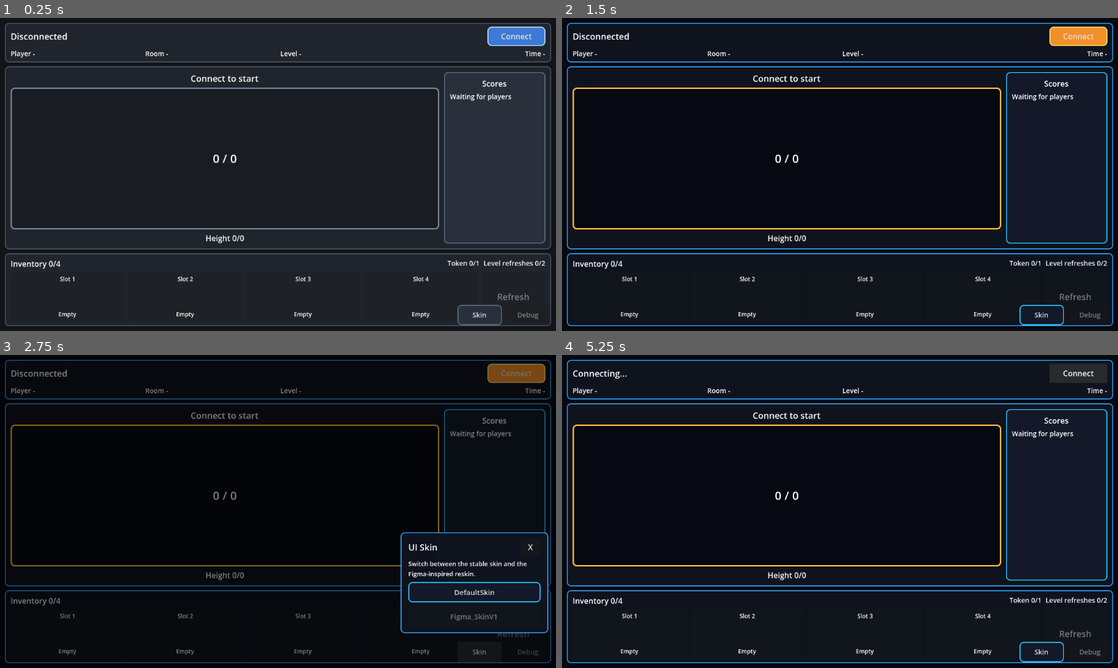
Above: before the commit, frames 1-4 (two rows, left to right).
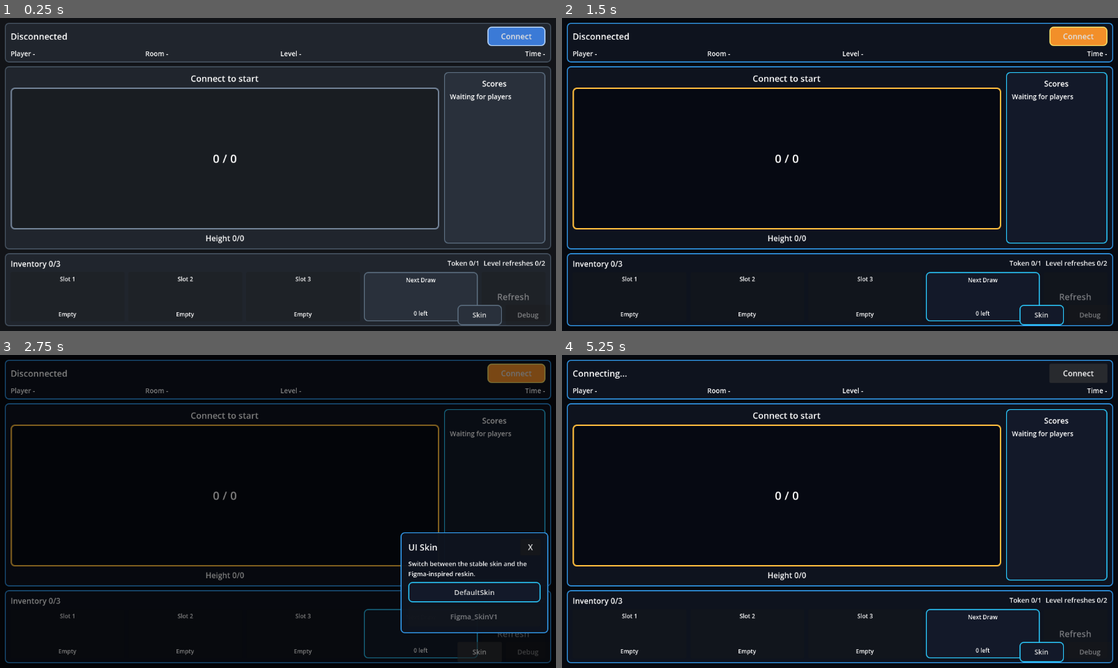
Above: after the commit, the same moments.

Repository: trake25/Corp-Tower
Game: Godot game, scene res://Cor/Scenes/Main.tscn
Two runs of this game, one before a commit and one after it. Both use one fixed random seed, a clock stepped at 60 frames per second and the inputs below.
Inputs:
- Up to frame 1 (0.25 s): no input
- Up to frame 2 (1.5 s): click "Skin" at 0.5 s; click "Figma_SkinV1" at 1.25 s
- Up to frame 3 (2.75 s): click "Skin" at 2 s
- Up to frame 4 (5.25 s): click "DefaultSkin" at 2.75 s; click "Skin" at 3.5 s; click "Figma_SkinV1" at 4.25 s; click "Connect" at 5 s

The runs differ from the first frame. In frame 1, 0.3% of the frame differs, in the area x 10-86%, y 77-97%; in frame 2, 0.3%; in frame 3, 0.2%; in frame 4, 0.3%.

Commit message:
Game rebalancing v0.01

Diff:
--- a/src/Client/App/corp-tower/Cor/Scenes/Skins/DefaultSkin.tscn
+++ b/src/Client/App/corp-tower/Cor/Scenes/Skins/DefaultSkin.tscn
@@ -466,39 +466,38 @@
 horizontal_alignment = 1
 text = "Empty"
 
-[node name="PlaceBlockButton4" type="Button" parent="SafeArea/Root/BottomControls/BottomMargin/BottomRows/ActionRow" unique_id=1461463972]
+[node name="DrawPilePanel" type="PanelContainer" parent="SafeArea/Root/BottomControls/BottomMargin/BottomRows/ActionRow"]
 unique_name_in_owner = true
 custom_minimum_size = Vector2(118, 102)
 layout_mode = 2
 size_flags_horizontal = 3
-theme_override_styles/normal = SubResource("StyleBoxFlat_ActionButton")
-
-[node name="CardMargin" type="MarginContainer" parent="SafeArea/Root/BottomControls/BottomMargin/BottomRows/ActionRow/PlaceBlockButton4"]
-layout_mode = 1
-anchors_preset = 15
-anchor_right = 1.0
-anchor_bottom = 1.0
-grow_horizontal = 2
-grow_vertical = 2
-mouse_filter = 2
+theme_override_styles/panel = SubResource("StyleBoxFlat_ActionButton")
+
+[node name="CardMargin" type="MarginContainer" parent="SafeArea/Root/BottomControls/BottomMargin/BottomRows/ActionRow/DrawPilePanel"]
+layout_mode = 1
+anchors_preset = 15
+anchor_right = 1.0
+anchor_bottom = 1.0
+grow_horizontal = 2
+grow_vertical = 2
 theme_override_constants/margin_left = 6
 theme_override_constants/margin_top = 6
 theme_override_constants/margin_right = 6
 theme_override_constants/margin_bottom = 6
 
-[node name="CardRows" type="VBoxContainer" parent="SafeArea/Root/BottomControls/BottomMargin/BottomRows/ActionRow/PlaceBlockButton4/CardMargin"]
-layout_mode = 2
-mouse_filter = 2
-
-[node name="BlockNameLabel4" type="Label" parent="SafeArea/Root/BottomControls/BottomMargin/BottomRows/ActionRow/PlaceBlockButton4/CardMargin/CardRows"]
+[node name="CardRows" type="VBoxContainer" parent="SafeArea/Root/BottomControls/BottomMargin/BottomRows/ActionRow/DrawPilePanel/CardMargin"]
+layout_mode = 2
+mouse_filter = 2
+
+[node name="DrawPileNameLabel" type="Label" parent="SafeArea/Root/BottomControls/BottomMargin/BottomRows/ActionRow/DrawPilePanel/CardMargin/CardRows"]
 unique_name_in_owner = true
 layout_mode = 2
 mouse_filter = 2
 theme_override_font_sizes/font_size = 12
 horizontal_alignment = 1
-text = "Slot 4"
-
-[node name="BlockPreview4" type="Control" parent="SafeArea/Root/BottomControls/BottomMargin/BottomRows/ActionRow/PlaceBlockButton4/CardMargin/CardRows"]
+text = "Next Draw"
+
+[node name="DrawPilePreview" type="Control" parent="SafeArea/Root/BottomControls/BottomMargin/BottomRows/ActionRow/DrawPilePanel/CardMargin/CardRows"]
 unique_name_in_owner = true
 custom_minimum_size = Vector2(70, 44)
 layout_mode = 2
@@ -506,13 +505,13 @@
 mouse_filter = 2
 script = ExtResource("2_blockpreview")
 
-[node name="BlockHeightLabel4" type="Label" parent="SafeArea/Root/BottomControls/BottomMargin/BottomRows/ActionRow/PlaceBlockButton4/CardMargin/CardRows"]
+[node name="DrawPileCountLabel" type="Label" parent="SafeArea/Root/BottomControls/BottomMargin/BottomRows/ActionRow/DrawPilePanel/CardMargin/CardRows"]
 unique_name_in_owner = true
 layout_mode = 2
 mouse_filter = 2
 theme_override_font_sizes/font_size = 12
 horizontal_alignment = 1
-text = "Empty"
+text = "0 left"
 
 [node name="RefreshButton" type="Button" parent="SafeArea/Root/BottomControls/BottomMargin/BottomRows/ActionRow" unique_id=1581234447]
 unique_name_in_owner = true
--- a/src/Client/App/corp-tower/Cor/Scenes/Skins/Figma_SkinV1.tscn
+++ b/src/Client/App/corp-tower/Cor/Scenes/Skins/Figma_SkinV1.tscn
@@ -466,39 +466,38 @@
 horizontal_alignment = 1
 text = "Empty"
 
-[node name="PlaceBlockButton4" type="Button" parent="SafeArea/Root/BottomControls/BottomMargin/BottomRows/ActionRow" unique_id=1461463972]
+[node name="DrawPilePanel" type="PanelContainer" parent="SafeArea/Root/BottomControls/BottomMargin/BottomRows/ActionRow"]
 unique_name_in_owner = true
 custom_minimum_size = Vector2(118, 102)
 layout_mode = 2
 size_flags_horizontal = 3
-theme_override_styles/normal = SubResource("StyleBoxFlat_ActionButton")
-
-[node name="CardMargin" type="MarginContainer" parent="SafeArea/Root/BottomControls/BottomMargin/BottomRows/ActionRow/PlaceBlockButton4"]
-layout_mode = 1
-anchors_preset = 15
-anchor_right = 1.0
-anchor_bottom = 1.0
-grow_horizontal = 2
-grow_vertical = 2
-mouse_filter = 2
+theme_override_styles/panel = SubResource("StyleBoxFlat_ActionButton")
+
+[node name="CardMargin" type="MarginContainer" parent="SafeArea/Root/BottomControls/BottomMargin/BottomRows/ActionRow/DrawPilePanel"]
+layout_mode = 1
+anchors_preset = 15
+anchor_right = 1.0
+anchor_bottom = 1.0
+grow_horizontal = 2
+grow_vertical = 2
 theme_override_constants/margin_left = 6
 theme_override_constants/margin_top = 6
 theme_override_constants/margin_right = 6
 theme_override_constants/margin_bottom = 6
 
-[node name="CardRows" type="VBoxContainer" parent="SafeArea/Root/BottomControls/BottomMargin/BottomRows/ActionRow/PlaceBlockButton4/CardMargin"]
-layout_mode = 2
-mouse_filter = 2
-
-[node name="BlockNameLabel4" type="Label" parent="SafeArea/Root/BottomControls/BottomMargin/BottomRows/ActionRow/PlaceBlockButton4/CardMargin/CardRows"]
+[node name="CardRows" type="VBoxContainer" parent="SafeArea/Root/BottomControls/BottomMargin/BottomRows/ActionRow/DrawPilePanel/CardMargin"]
+layout_mode = 2
+mouse_filter = 2
+
+[node name="DrawPileNameLabel" type="Label" parent="SafeArea/Root/BottomControls/BottomMargin/BottomRows/ActionRow/DrawPilePanel/CardMargin/CardRows"]
 unique_name_in_owner = true
 layout_mode = 2
 mouse_filter = 2
 theme_override_font_sizes/font_size = 12
 horizontal_alignment = 1
-text = "Slot 4"
-
-[node name="BlockPreview4" type="Control" parent="SafeArea/Root/BottomControls/BottomMargin/BottomRows/ActionRow/PlaceBlockButton4/CardMargin/CardRows"]
+text = "Next Draw"
+
+[node name="DrawPilePreview" type="Control" parent="SafeArea/Root/BottomControls/BottomMargin/BottomRows/ActionRow/DrawPilePanel/CardMargin/CardRows"]
 unique_name_in_owner = true
 custom_minimum_size = Vector2(70, 44)
 layout_mode = 2
@@ -506,13 +505,13 @@
 mouse_filter = 2
 script = ExtResource("2_blockpreview")
 
-[node name="BlockHeightLabel4" type="Label" parent="SafeArea/Root/BottomControls/BottomMargin/BottomRows/ActionRow/PlaceBlockButton4/CardMargin/CardRows"]
+[node name="DrawPileCountLabel" type="Label" parent="SafeArea/Root/BottomControls/BottomMargin/BottomRows/ActionRow/DrawPilePanel/CardMargin/CardRows"]
 unique_name_in_owner = true
 layout_mode = 2
 mouse_filter = 2
 theme_override_font_sizes/font_size = 12
 horizontal_alignment = 1
-text = "Empty"
+text = "0 left"
 
 [node name="RefreshButton" type="Button" parent="SafeArea/Root/BottomControls/BottomMargin/BottomRows/ActionRow" unique_id=1581234447]
 unique_name_in_owner = true
--- a/src/Client/App/corp-tower/Cor/Scripts/Main.gd
+++ b/src/Client/App/corp-tower/Cor/Scripts/Main.gd
@@ -1,8 +1,9 @@
 extends Control
 
-const MAX_INVENTORY_SLOTS := 4
+const MAX_INVENTORY_SLOTS := 3
 const DEFAULT_UI_SKIN := "DefaultSkin"
 const SHOW_DEBUG_UI := true
+const DRAW_PILE_COLOR := Color(0.95, 0.72, 0.25, 1.0)
 const PlayerColors = preload("res://Cor/Scripts/PlayerColors.gd")
 const LOCAL_PLAYER_MARKER := "You"
 const SKIN_SCENES := {
@@ -38,6 +39,9 @@
 var tower_fill: Panel
 var tower_stack: Control
 var block_label: Label
+var draw_pile_name_label: Label
+var draw_pile_count_label: Label
+var draw_pile_preview: Control
 var connect_button: Button
 var refresh_button: Button
 var refresh_token_label: Label
@@ -150,6 +154,9 @@
 	tower_fill = require_node("TowerFill") as Panel
 	tower_stack = require_node("TowerStack") as Control
 	block_label = require_node("BlockLabel") as Label
+	draw_pile_name_label = require_node("DrawPileNameLabel") as Label
+	draw_pile_count_label = require_node("DrawPileCountLabel") as Label
+	draw_pile_preview = require_node("DrawPilePreview") as Control
 	connect_button = require_node("ConnectButton") as Button
 	refresh_button = require_node("RefreshButton") as Button
 	refresh_token_label = require_node("RefreshTokenLabel") as Label
@@ -158,26 +165,22 @@
 	inventory_buttons = [
 		require_node("PlaceBlockButton1") as Button,
 		require_node("PlaceBlockButton2") as Button,
-		require_node("PlaceBlockButton3") as Button,
-		require_node("PlaceBlockButton4") as Button
+		require_node("PlaceBlockButton3") as Button
 	]
 	block_previews = [
 		require_node("BlockPreview1") as Control,
 		require_node("BlockPreview2") as Control,
-		require_node("BlockPreview3") as Control,
-		require_node("BlockPreview4") as Control
+		require_node("BlockPreview3") as Control
 	]
 	block_height_labels = [
 		require_node("BlockHeightLabel1") as Label,
 		require_node("BlockHeightLabel2") as Label,
-		require_node("BlockHeightLabel3") as Label,
-		require_node("BlockHeightLabel4") as Label
+		require_node("BlockHeightLabel3") as Label
 	]
 	block_name_labels = [
 		require_node("BlockNameLabel1") as Label,
 		require_node("BlockNameLabel2") as Label,
-		require_node("BlockNameLabel3") as Label,
-		require_node("BlockNameLabel4") as Label
+		require_node("BlockNameLabel3") as Label
 	]
 
 	debug_button = optional_node("DebugButton") as Button
@@ -227,7 +230,6 @@
 	inventory_buttons[0].pressed.connect(func(): on_block_pressed(0))
 	inventory_buttons[1].pressed.connect(func(): on_block_pressed(1))
 	inventory_buttons[2].pressed.connect(func(): on_block_pressed(2))
-	inventory_buttons[3].pressed.connect(func(): on_block_pressed(3))
 
 	connect_button.pressed.connect(on_connect_pressed)
 	refresh_button.pressed.connect(on_refresh_pressed)
@@ -311,6 +313,7 @@
 	set_tower_progress(0, 0)
 	tower_stack.clear_tower()
 	update_inventory_ui([])
+	update_draw_pile_ui(0, null)
 	refresh_button.disabled = true
 
 func connect_network_signals() -> void:
@@ -440,6 +443,10 @@
 	set_tower_progress(0, int(data.get("targetHeight", 0)))
 	tower_stack.clear_tower()
 	update_inventory_ui(data.get("blocks", []))
+	update_draw_pile_ui(
+		int(data.get("drawPileCount", 0)),
+		data.get("nextDrawBlock", null)
+	)
 
 func update_room_closed(data) -> void:
 	last_room_data = null
@@ -458,6 +465,7 @@
 	set_tower_progress(0, 0)
 	tower_stack.clear_tower()
 	update_inventory_ui([])
+	update_draw_pile_ui(0, null)
 	set_debug_overlay_open(false)
 
 func update_game_state(data) -> void:
@@ -481,6 +489,10 @@
 	tower_status_label.text = get_tower_status(state, current_height, target_height)
 	set_tower_progress(current_height, target_height)
 	tower_stack.set_tower(data.get("towerBlocks", []), current_height, target_height)
+	update_draw_pile_ui(
+		int(data.get("drawPileCount", 0)),
+		data.get("nextDrawBlock", null)
+	)
 
 	var scores_text: String = ""
 	var my_refresh_tokens: int = 0
@@ -553,6 +565,23 @@
 			slot_height_label.text = "Empty"
 			name_label.text = "Slot " + str(i + 1)
 
+func update_draw_pile_ui(draw_pile_count: int, raw_next_block: Variant) -> void:
+	if draw_pile_preview == null:
+		return
+
+	draw_pile_preview.cell_color = DRAW_PILE_COLOR
+
+	if draw_pile_count <= 0 or raw_next_block == null:
+		draw_pile_name_label.text = "Next Draw"
+		draw_pile_count_label.text = "0 left"
+		draw_pile_preview.clear_block()
+		return
+
+	var next_block: Dictionary = normalize_block(raw_next_block, 0)
+	draw_pile_name_label.text = "Next " + str(next_block.get("shapeId", "BLOCK"))
+	draw_pile_count_label.text = str(draw_pile_count) + " left"
+	draw_pile_preview.set_block(next_block)
+
 func get_local_player_color() -> Color:
 	var player_id: String = str(NetworkManager.player_id)
 	if player_color_map.has(player_id):
Not shown, changed: docs/Corp_Tower_GDD.md
Not shown, changed: docs/Corp_Tower_TDD.md
Not shown, changed: docs/components/Bot Manager.md
Not shown, changed: docs/components/Game Config.md
Not shown, changed: docs/components/Game Engine.md
Not shown, changed: docs/components/Main UI Controller.md
Not shown, added: src/Server/Balance_Simulator.js
Not shown, changed: src/Server/Bot_Manager.js
Not shown, changed: src/Server/Game_Config.js
Not shown, changed: src/Server/Game_Engine.js
Not shown, changed: src/Server/Lobby_Manager.js
Not shown, changed: src/Server/Redis_State.js
(and 1 more such lines)
